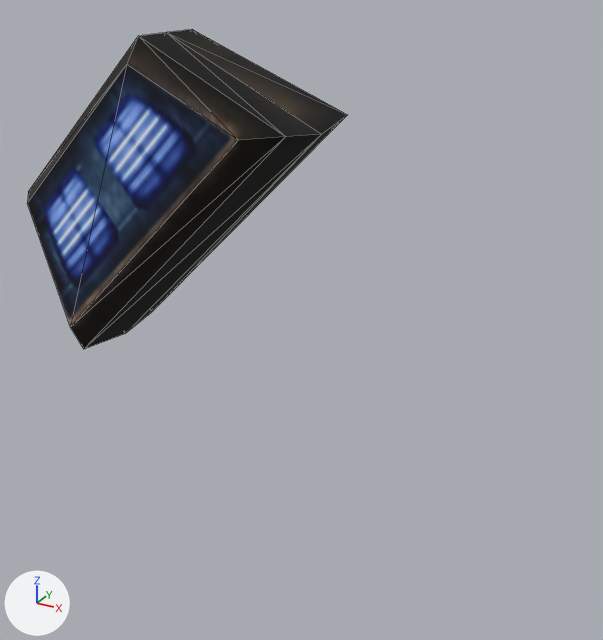
A saved change to the OBJ model Assets/Art/Nova1492/GXConverted/Models/Unknown/Review/datan_common_4fdc445b.obj.
Camera for both pictures: a 50 mm lens placed at (-1.74, -16.18, 19.86), pointed at (-10.85, 0.38, 11.57). Arrows for +X, +Y and +Z are at lower left; the lights stay in place. The picture after the commit comes second. Mesh edges are drawn as thin lines. Where no turn or scale is listed for an object, it has been applied to the vertices.

Before the edit, the objects in view are built like this:
```python
me_datan_common_4fdc445b = bpy.data.meshes.new('datan_common_4fdc445b')
me_datan_common_4fdc445b.from_pydata(...)  # 24 vertices, 36 faces; spans x -18.17..-10.14, y -1.89..1.89, z 10.17..18.19
me_datan_common_4fdc445b.materials.append(mat_datan_common_4fdc445b)  # picture img_datan_common_4fdc445b_tga
ob_datan_common_4fdc445b = bpy.data.objects.new('datan_common_4fdc445b', me_datan_common_4fdc445b)
ob_datan_common_4fdc445b.location = (0.0, 0.0, 0.0)
```
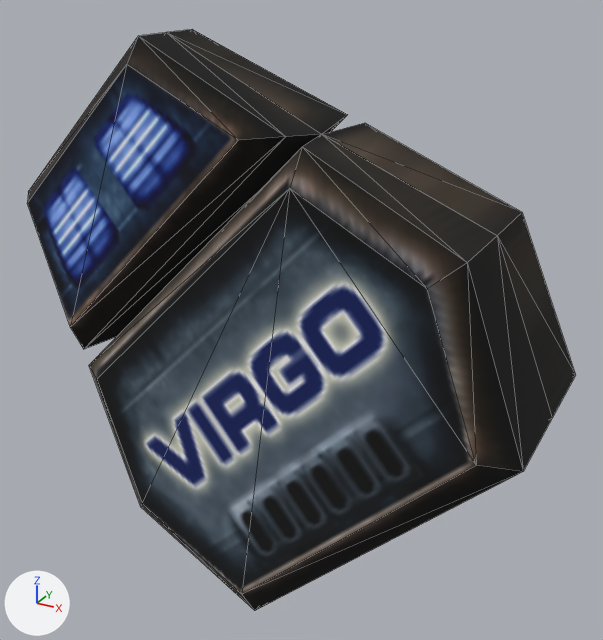
Pixel boxes (x1, y1, x2, y2) of what changed, in the pictures (603 x 640 px):
'datan_common_4fdc445b_mesh00', added
    after: (89, 135, 552, 610)
'datan_common_4fdc445b_mesh01', added
    after: (322, 123, 575, 418)

The change, as a diff of the scene's bpy script:
```diff
--- a/Assets/Art/Nova1492/GXConverted/Models/Unknown/Review/datan_common_4fdc445b.obj.py
+++ b/Assets/Art/Nova1492/GXConverted/Models/Unknown/Review/datan_common_4fdc445b.obj.py
@@ me_datan_common_4fdc445b_mesh01 @@
+me_datan_common_4fdc445b_mesh01.from_pydata(...)  # 18 vertices, 28 faces; spans x -16.27..-4.53, y 0.0..2.72, z 4.56..16.29
+me_datan_common_4fdc445b_mesh01.materials.append(mat_datan_common_4fdc445b)  # picture img_datan_common_4fdc445b_tga
@@ me_datan_common_4fdc445b_mesh00 @@
+me_datan_common_4fdc445b_mesh00.from_pydata(...)  # 18 vertices, 28 faces; spans x -16.27..-4.53, y -2.72..0.0, z 4.56..16.29
+me_datan_common_4fdc445b_mesh00.materials.append(mat_datan_common_4fdc445b)  # picture img_datan_common_4fdc445b_tga
@@ ob_datan_common_4fdc445b_mesh01 @@
+ob_datan_common_4fdc445b_mesh01 = bpy.data.objects.new('datan_common_4fdc445b_mesh01', me_datan_common_4fdc445b_mesh01)
+ob_datan_common_4fdc445b_mesh01.location = (0.0, 0.0, 0.0)
@@ ob_datan_common_4fdc445b_mesh00 @@
+ob_datan_common_4fdc445b_mesh00 = bpy.data.objects.new('datan_common_4fdc445b_mesh00', me_datan_common_4fdc445b_mesh00)
+ob_datan_common_4fdc445b_mesh00.location = (0.0, 0.0, 0.0)
```
